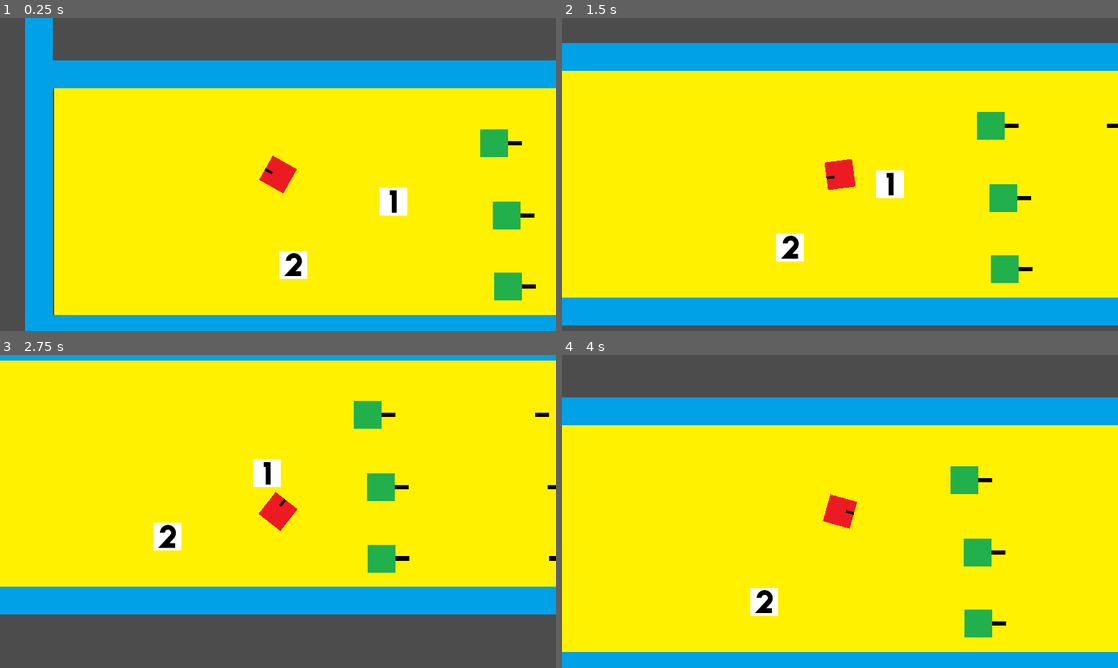
Above: before the commit, frames 1-4 (two rows, left to right).
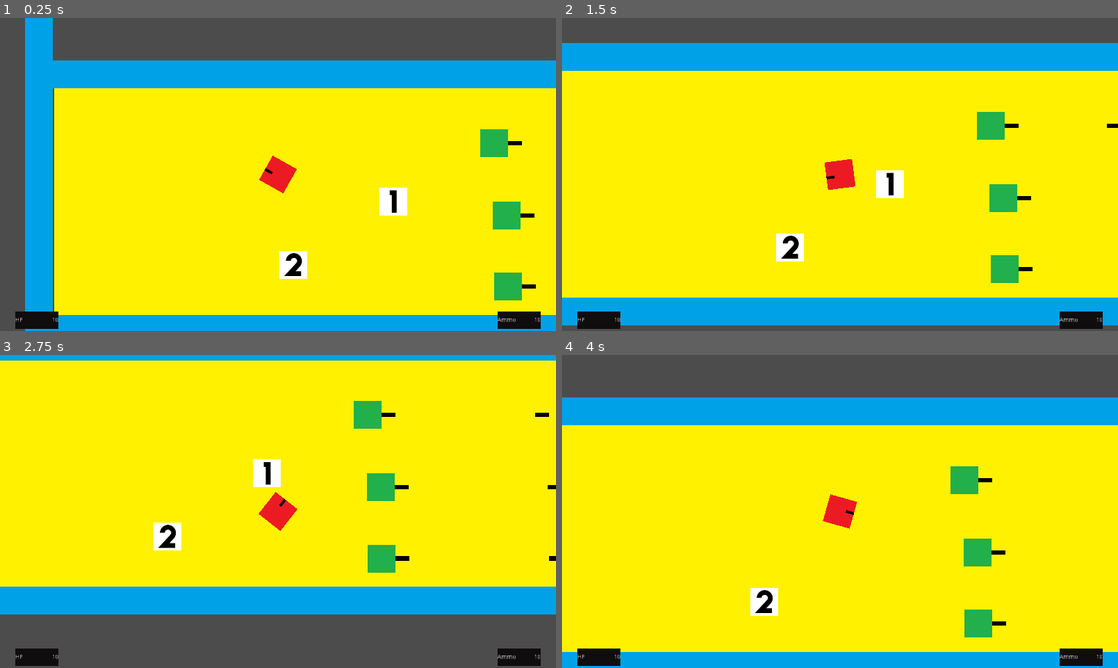
Above: after the commit, the same moments.

Repository: devmcclu/Project-FreeGUN
Game: Godot game, scene res://Levels/Main.tscn
Two runs of this game, one before a commit and one after it. Both use one fixed random seed, a clock stepped at 60 frames per second and the inputs below.
Inputs (mouse positions are in pixels of both pictures, inside the frame that each line leads up to):
- Up to frame 1 (0.25 s): no input
- Up to frame 2 (1.5 s): tap Enter at 0.5 s; move the mouse to (962, 158) at 0.52 s; hold D (player_move_right) 0.53-1.28 s; click (962, 158) at 0.6 s; move the mouse to (728, 190) at 1.27 s; hold S (player_move_down) from 1.28 s (still down); tap 1 (switch_weapon_1) at 1.35 s
- Up to frame 3 (2.75 s): move the mouse to (333, 442) at 2.02 s; release S (player_move_down) at 2.03 s; hold D (player_move_right) from 2.03 s (still down); tap 2 (switch_weapon_2) at 2.1 s
- Up to frame 4 (4 s): move the mouse to (812, 574) at 2.77 s; release D (player_move_right) at 2.78 s; hold W (player_move_up) 2.78-3.53 s; tap 3 (switch_weapon_3) at 2.85 s; move the mouse to (1006, 558) at 3.52 s; hold A (player_move_left) from 3.53 s (still down); hold Mouse wheel up (weapon_up) from 3.53 s (still down)

The runs differ from the first frame. In frame 1, 0.9% of the frame differs, in the area x 2-98%, y 93-100%; in frame 2, 0.9%; in frame 3, 0.8%; in frame 4, 0.9%.

Commit message:
Player GUI implimented
GUI scene for the player used in a CanvasLayer in the player scene. Still non functional

Diff:
--- a/Characters/player.tscn
+++ b/Characters/player.tscn
@@ -1,8 +1,9 @@
-[gd_scene load_steps=6 format=2]
+[gd_scene load_steps=7 format=2]
 
 [ext_resource path="res://Scripts/Player.gd" type="Script" id=1]
 [ext_resource path="res://graphics/Player.png" type="Texture" id=2]
 [ext_resource path="res://graphics/bullet.png" type="Texture" id=3]
+[ext_resource path="res://GUI.tscn" type="PackedScene" id=4]
 
 [sub_resource type="RectangleShape2D" id=1]
 
@@ -60,7 +61,6 @@
 
 [node name="Camera2D" type="Camera2D" parent="." index="4"]
 
-rotation = 1.5708
 anchor_mode = 1
 rotating = false
 current = true
@@ -70,19 +70,29 @@
 limit_right = 10000000
 limit_bottom = 10000000
 limit_smoothed = false
-drag_margin_h_enabled = true
-drag_margin_v_enabled = true
+drag_margin_h_enabled = false
+drag_margin_v_enabled = false
 smoothing_enabled = false
 smoothing_speed = 5.0
 offset_v = 0.0
 offset_h = 0.0
-drag_margin_left = 0.0
-drag_margin_top = 0.0
-drag_margin_right = 0.0
-drag_margin_bottom = 0.0
+drag_margin_left = 0.2
+drag_margin_top = 0.2
+drag_margin_right = 0.2
+drag_margin_bottom = 0.2
 editor_draw_screen = true
 editor_draw_limits = false
 editor_draw_drag_margin = false
 _sections_unfolded = [ "Drag Margin", "Smoothing" ]
 
+[node name="CanvasLayer" type="CanvasLayer" parent="." index="5"]
+
+layer = 1
+offset = Vector2( 0, 0 )
+rotation = 0.0
+scale = Vector2( 1, 1 )
+transform = Transform2D( 1, 0, 0, 1, 0, 0 )
+
+[node name="GUI" parent="CanvasLayer" index="0" instance=ExtResource( 4 )]
+
 [connection signal="area_entered" from="Area2D" to="." method="_on_Area2D_area_entered"]
--- a/GUI.tscn
+++ b/GUI.tscn
@@ -2,7 +2,7 @@
 
 [ext_resource path="res://Iso_Dark/iso_dark.theme" type="Theme" id=1]
 
-[node name="GUI" type="MarginContainer" index="0"]
+[node name="GUI" type="MarginContainer"]
 
 anchor_left = 0.5
 anchor_top = 1.0
@@ -44,7 +44,6 @@
 
 [node name="HealthCounters" type="HBoxContainer" parent="HBoxContainer" index="0"]
 
-editor/display_folded = true
 anchor_left = 0.0
 anchor_top = 0.0
 anchor_right = 0.0
